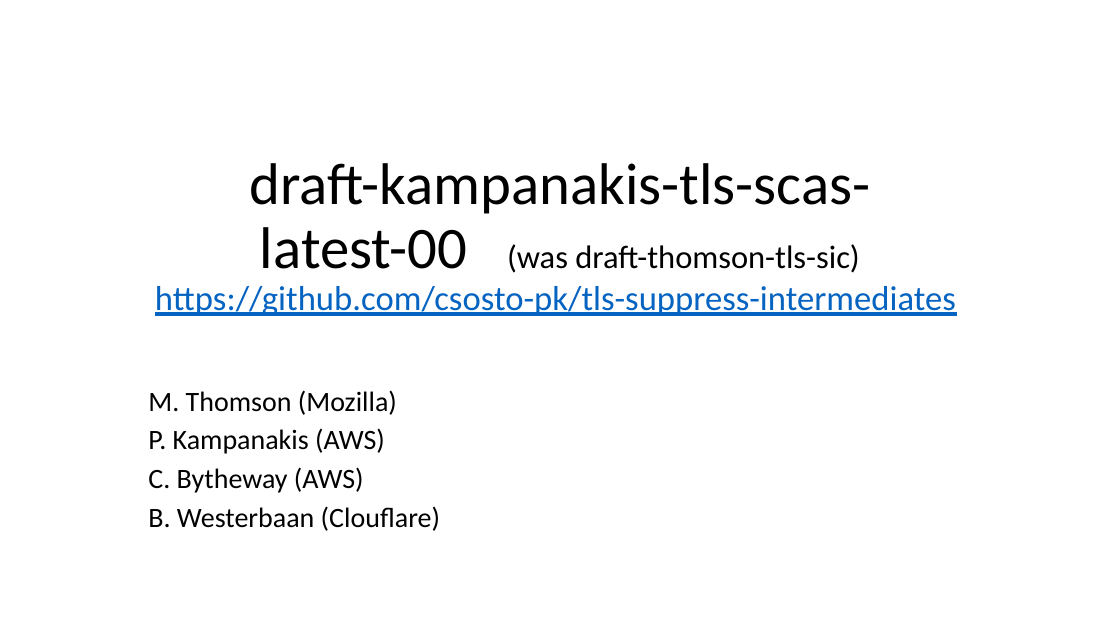
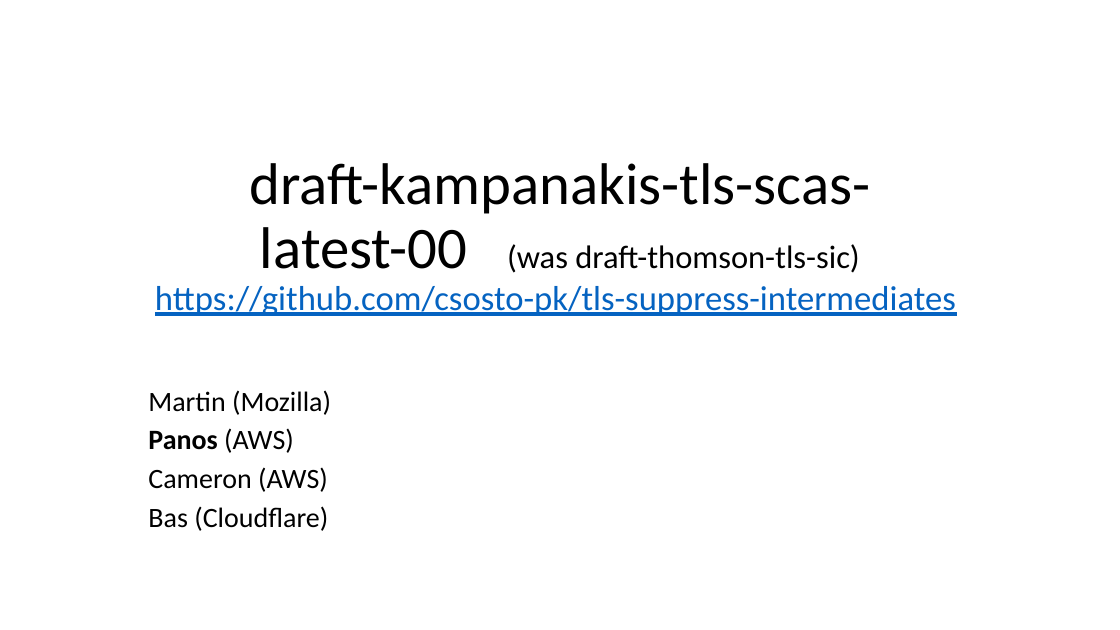
Before and after one commit to csosto-pk/tls-suppress-intermediates, a slide deck: slide 1 of IETF-presos/IETF-113 - draft-kampanakis-tls-scas-latest-00.pptx. Drawn at 1120x630 pixels with LibreOffice and Linux fonts; fonts in the diff are those of the drawing. Boxes give left, top, right and bottom in pixels: in the first picture for what was removed or moved away, otherwise in the second. Text is boxed around its words. In the diff, an @@ line names an element or a change of style, - is before the commit and + after.

```diff
--- a/IETF-presos/IETF-113 - draft-kampanakis-tls-scas-latest-00.pptx
+++ b/IETF-presos/IETF-113 - draft-kampanakis-tls-scas-latest-00.pptx
@@ subtitle at <box>148,390,331,531</box>: text changed @@
-M. Thomson (Mozilla)
-P. Kampanakis (AWS)
-C. Bytheway (AWS)
-B. Westerbaan (Clouflare)
+Martin (Mozilla)
+Panos (AWS)
+Cameron (AWS)
+Bas (Cloudflare)
```
Also in this commit, not shown: 5 other slides changed, 2 slides removed.
